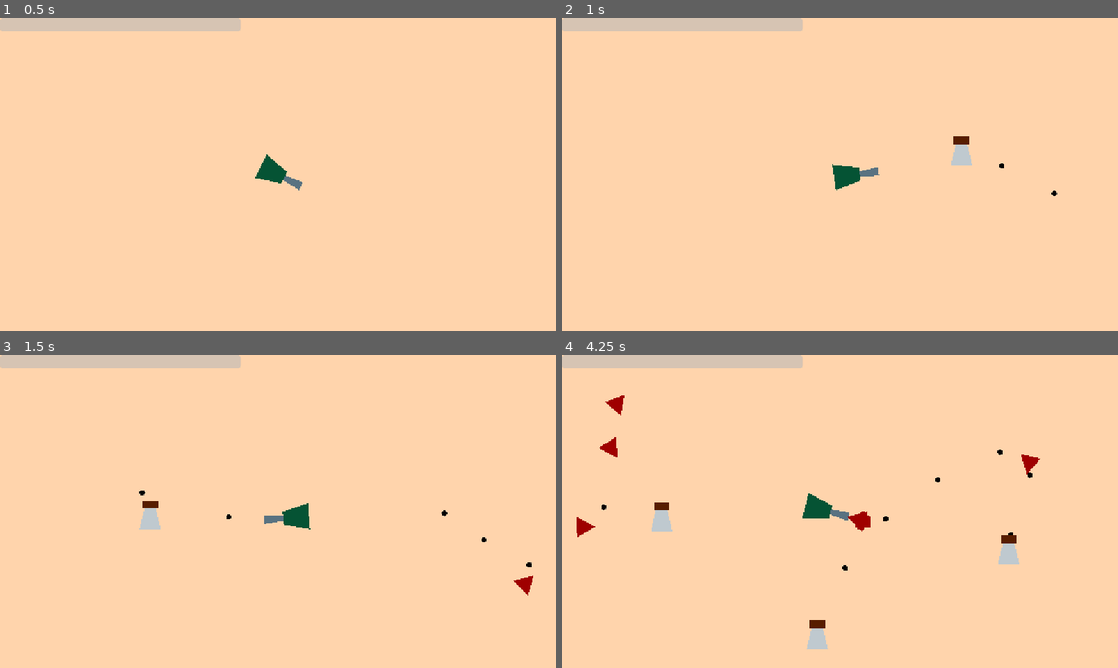
Above: before the commit, frames 1-4 (two rows, left to right).
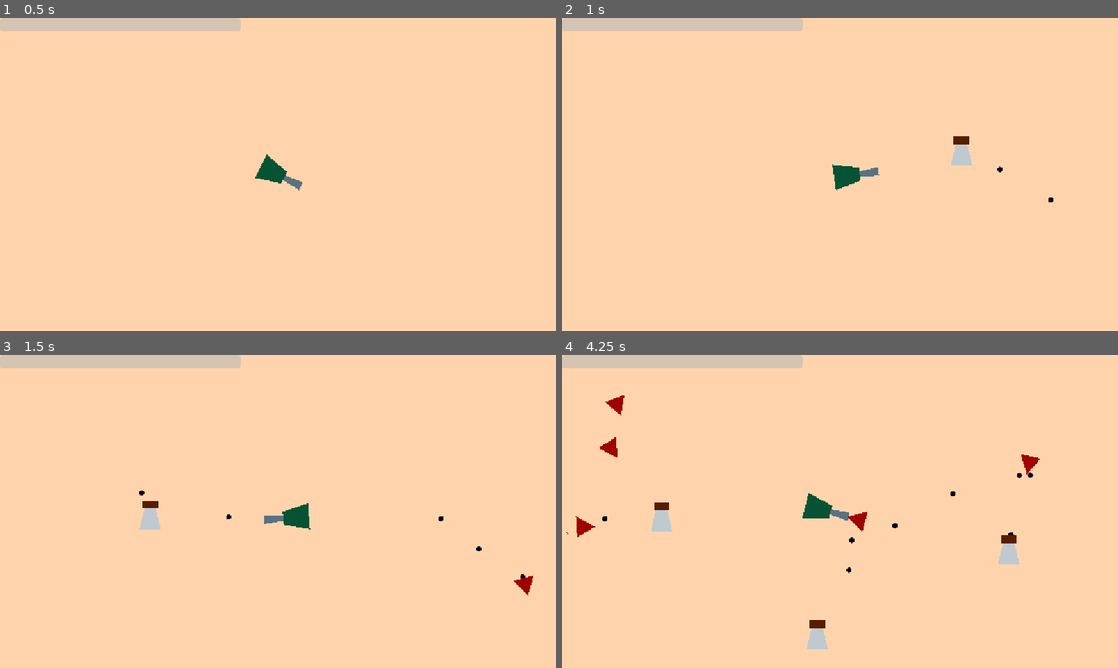
Above: after the commit, the same moments.

Repository: Crash-Out-Engine/NUS-Orbital-2025
Game: Godot game, scene res://scenes/game.tscn
The game is run twice, just before and just after one commit, with the same random seed, the same clock (stepped at 60 frames per second) and the same inputs.
Inputs (mouse positions are in pixels of both pictures, inside the frame that each line leads up to):
- Up to frame 1 (0.5 s): no input
- Up to frame 2 (1 s): tap Enter at 0.5 s; move the mouse to (962, 158) at 0.52 s; hold D (right) from 0.53 s (still down); hold Shift (add turret) from 0.53 s (still down)
- Up to frame 3 (1.5 s): move the mouse to (166, 527) at 1.27 s; release D (right) at 1.28 s; release Shift (add turret) at 1.28 s; hold S (down) from 1.28 s (still down); click (166, 527) at 1.35 s
- Up to frame 4 (4.25 s): move the mouse to (895, 442) at 2.02 s; release S (down) at 2.03 s; hold D (right) 2.03-2.78 s; hold Shift (add turret) 2.03-2.78 s; move the mouse to (812, 574) at 2.77 s; hold W (up) 2.78-3.53 s; click (812, 574) at 2.85 s; move the mouse to (1006, 558) at 3.52 s; hold A (left) from 3.53 s (still down); hold Shift (add turret) from 3.53 s (still down)

Frame 1 is identical in both runs. In frame 2, less than 0.1% of the frame differs, in the area x 78-90%, y 46-59%; in frame 3, less than 0.1%; in frame 4, 0.2%, in the area x 0-85%, y 30-70%.

Commit message:
refactor: change "group" to "team"

Diff:
--- a/components/effectable/entity/movement.gd
+++ b/components/effectable/entity/movement.gd
@@ -32,7 +32,7 @@
 		var target_priority: TargetPriority = parent.get_node_or_null(^"TargetPriority")
 
 		if targeting != null and target_priority != null:
-			var target = targeting.get_target(parent.global_position, target_priority.group)
+			var target = targeting.get_target(parent.global_position, target_priority.team)
 			if target != null:
 				parent.velocity = parent.global_position.direction_to(target.global_position).normalized() * value
 			parent.velocity = lerp(parent.velocity, parent.get_real_velocity(), lerp_weight)
--- a/components/effectable/entity/target_priority.gd
+++ b/components/effectable/entity/target_priority.gd
@@ -2,7 +2,7 @@
 
 @export var initial_priority: float = 1.0
 
-@export var group: String
+@export var team: String
 
 func _ready() -> void:
 	value = initial_priority
--- a/components/melee.gd
+++ b/components/melee.gd
@@ -3,7 +3,7 @@
 
 @export var melee_cooldown: MeleeCooldown
 @export var melee_damage: MeleeDamage
-@export var group: String
+@export var team: String
 
 func _ready() -> void:
 	assert(get_parent() is CharacterBody2D, "Parent should be a CharacterBody2D.")
@@ -19,7 +19,7 @@
 		var collider = collision.get_collider()
 
 		if (collider != null and
-				not collider.is_in_group(group) and
+				not collider.is_in_group(team) and
 				collider.get_node_or_null(^"./Hitbox") != null and
 				melee_cooldown.try_melee()):
 			collider.get_node_or_null(^"./Hitbox").trigger(melee_damage.get_effect())
--- a/components/ranged.gd
+++ b/components/ranged.gd
@@ -12,9 +12,9 @@
 	set(value):
 		barrel = value
 		update_configuration_warnings()
-@export var targeting: Targeting = null
+@export var targeting: Targeting
 @export var aim_at_mouse: bool = false
-@export var group: String
+@export var target_priority: TargetPriority = null
 @export var effects: Array[Effect] = []
 
 @export var active: bool = false
@@ -33,14 +33,17 @@
 	return warnings
 
 func _physics_process(_delta: float) -> void:
-	var target = targeting.get_target(get_parent().global_position, group) if targeting != null else null
+	var target = targeting.get_target(get_parent().global_position, target_priority.team if target_priority != null else "") if targeting != null else null
 	if active and (target != null or aim_at_mouse) and ranged_cooldown.try_ranged():
 		var bullet = bullet_scene.instantiate()
 		bullet.effects.append_array(effects)
-		bullet.group = group
+		bullet.team = target_priority.team if target_priority != null else ""
 		bullet.global_position = barrel.global_position
 		bullet.direction = get_parent().global_position.angle_to_point(
 			get_global_mouse_position() if aim_at_mouse else target.global_position
 			)
+		bullet.direction = (get_parent().global_position.angle_to_point(get_global_mouse_position())
+			if aim_at_mouse else
+			barrel.global_position.angle_to_point(target.global_position))
 
 		$/root/Game.add_child(bullet)
--- a/components/targeting.gd
+++ b/components/targeting.gd
@@ -1,11 +1,11 @@
 class_name Targeting extends Node
 
-func get_target(from: Vector2, group: String) -> Node2D:
+func get_target(from: Vector2, team: String) -> Node2D:
 	var min_target: Node2D = null
 	var min_weightage: float = INF
 	for target in $/root/Game/Enemies.get_children() + $/root/Game/Allies.get_children():
 		var target_priority = target.get_node_or_null(^"TargetPriority")
-		if target is Node2D and target_priority != null and target_priority.group != group:
+		if target is Node2D and target_priority != null and target_priority.team != team:
 			var weightage = target_priority.value * from.distance_squared_to(target.global_position)
 			if min_target == null or min_weightage > weightage:
 				min_target = target
--- a/scenes/enemy.tscn
+++ b/scenes/enemy.tscn
@@ -53,13 +53,13 @@
 [node name="MeleeDamage" type="Node" parent="."]
 script = ExtResource("7_ipns3")
 
-[node name="Ranged" type="Node2D" parent="." node_paths=PackedStringArray("ranged_cooldown", "barrel", "targeting")]
+[node name="Ranged" type="Node2D" parent="." node_paths=PackedStringArray("ranged_cooldown", "barrel", "targeting", "target_priority")]
 script = ExtResource("8_md484")
 ranged_cooldown = NodePath("../RangedCooldown")
 ranged_damage = 0.1
 barrel = NodePath("..")
 targeting = NodePath("../Targeting")
-group = "enemies"
+target_priority = NodePath("../TargetPriority")
 metadata/_custom_type_script = "uid://bqsxrr4x407ln"
 
 [node name="Targeting" type="Node" parent="."]
@@ -73,5 +73,5 @@
 
 [node name="TargetPriority" type="Node" parent="."]
 script = ExtResource("11_w8i8w")
-group = "enemies"
+team = "enemies"
 metadata/_custom_type_script = "uid://37nea431wead"
--- a/scenes/player.tscn
+++ b/scenes/player.tscn
@@ -54,13 +54,13 @@
 script = ExtResource("4_dqkch")
 metadata/_custom_type_script = "uid://wwqkkrfhwiyn"
 
-[node name="Ranged" type="Node2D" parent="." node_paths=PackedStringArray("ranged_cooldown", "barrel")]
+[node name="Ranged" type="Node2D" parent="." node_paths=PackedStringArray("ranged_cooldown", "barrel", "target_priority")]
 visible = false
 script = ExtResource("5_qlg0r")
 ranged_cooldown = NodePath("../RangedCooldown")
 barrel = NodePath("../Barrel")
 aim_at_mouse = true
-group = "allies"
+target_priority = NodePath("../TargetPriority")
 metadata/_custom_type_script = "uid://bqsxrr4x407ln"
 
 [node name="RangedCooldown" type="Node" parent="."]
@@ -70,7 +70,7 @@
 
 [node name="TargetPriority" type="Node" parent="."]
 script = ExtResource("7_fjrip")
-group = "allies"
+team = "allies"
 metadata/_custom_type_script = "uid://37nea431wead"
 
 [connection signal="just_changed" from="Health" to="." method="_on_health_just_changed"]
--- a/scenes/turret.tscn
+++ b/scenes/turret.tscn
@@ -38,19 +38,19 @@
 ranged_cooldown = 0.2
 metadata/_custom_type_script = "uid://bacaht0aiera8"
 
-[node name="Ranged" type="Node2D" parent="." node_paths=PackedStringArray("ranged_cooldown", "barrel", "targeting")]
+[node name="Ranged" type="Node2D" parent="." node_paths=PackedStringArray("ranged_cooldown", "barrel", "targeting", "target_priority")]
 script = ExtResource("4_6fjxm")
 ranged_cooldown = NodePath("../RangedCooldown")
 barrel = NodePath("../Polygon2D2")
-targeting = NodePath("Targeting")
-group = "allies"
+targeting = NodePath("../Targeting")
+target_priority = NodePath("../TargetPriority")
 metadata/_custom_type_script = "uid://bqsxrr4x407ln"
 
-[node name="Targeting" type="Node" parent="Ranged"]
+[node name="Targeting" type="Node" parent="."]
 script = ExtResource("5_6fjxm")
 metadata/_custom_type_script = "uid://c6gdbuct43ynn"
 
 [node name="TargetPriority" type="Node" parent="."]
 script = ExtResource("6_dirdf")
-group = "allies"
+team = "allies"
 metadata/_custom_type_script = "uid://37nea431wead"
--- a/scripts/bullet.gd
+++ b/scripts/bullet.gd
@@ -4,7 +4,7 @@
 
 var direction: float
 
-var group: String
+var team: String
 
 var effects: Array[Effect] = []
 
@@ -16,7 +16,7 @@
 
 
 func _on_body_entered(body: Node2D) -> void:
-	if body.get_node_or_null(^"./Hitbox") != null and not body.is_in_group(group):
+	if body.get_node_or_null(^"./Hitbox") != null and not body.is_in_group(team):
 		for effect in effects:
 			body.get_node_or_null(^"./Hitbox").trigger(effect)
 		queue_free()
--- a/scripts/enemy.gd
+++ b/scripts/enemy.gd
@@ -5,6 +5,7 @@
 @onready var player: Player = $/root/Game/Allies/Player
 @onready var ranged: Ranged = $Ranged
 @onready var targeting: Targeting = $Targeting
+@onready var target_priority: TargetPriority = $TargetPriority
 
 var direction: Callable = func(_delta: float) -> Vector2:
 	return global_position.direction_to(player.global_position)
@@ -17,7 +18,7 @@
 	$Ranged.active = false
 
 func _physics_process(_delta: float) -> void:
-	var target = targeting.get_target(global_position, "enemies")
+	var target = targeting.get_target(global_position, target_priority.team)
 	if target != null:
 		look_at(target.global_position)
 
